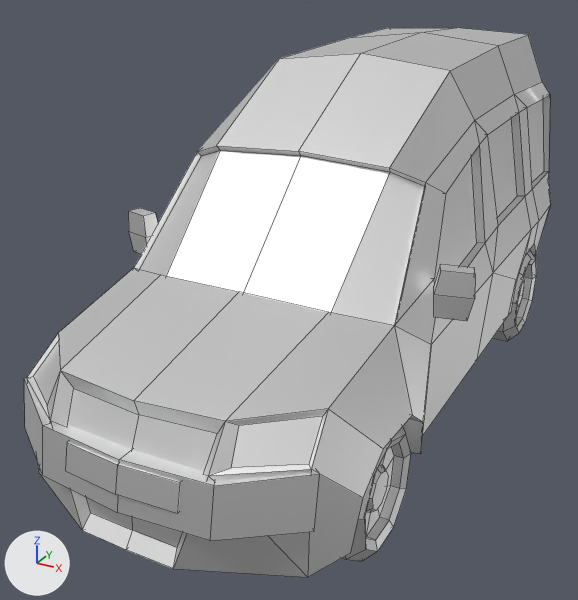
An edit to the FBX model Assets/Plugins/BrokenVector/LowPolyCarPack/Models/Car4.fbx, drawn before and after from the same camera.
One viewpoint serves both versions: a camera (50 mm lens) standing at (2.07, -4.5, 2.84) and looking at (-0.24, -0.3, 0.74). The axes (+X, +Y, +Z) are drawn at lower left. The lights are the same throughout. Mesh edges are drawn as thin lines. Where no turn or scale is listed for an object, it has been applied to the vertices.

Before the edit, the objects in view are built like this:
```python
me_cube_012 = bpy.data.meshes.new('Cube.012')
me_cube_012.from_pydata(...)  # 310 vertices, 311 faces; spans x -1.1..1.1, y -2.33..2.4, z 0.28..2.29
# faces by material slot: [295, 4, 12]
me_cube_012.materials.append(mat_carpaint_011)  # white #e7e7e7
me_cube_012.materials.append(mat_carlamps_011)  # white #e7e7e7
me_cube_012.materials.append(mat_carwindows_011)  # white #e7e7e7
me_cylinder_027 = bpy.data.meshes.new('Cylinder.027')
me_cylinder_027.from_pydata(...)  # 64 vertices, 56 faces; spans x -0.168..0.075, y -0.378..0.378, z -0.361..0.384
# faces by material slot: [19, 37]
me_cylinder_027.materials.append(mat_carpaint_011)  # white #e7e7e7
me_cylinder_027.materials.append(mat_carrubber_011)  # white #e7e7e7
me_cylinder_029 = bpy.data.meshes.new('Cylinder.029')
me_cylinder_029.from_pydata(...)  # 64 vertices, 56 faces; spans x -0.168..0.075, y -0.378..0.378, z -0.361..0.384
# faces by material slot: [19, 37]
me_cylinder_029.materials.append(mat_carpaint_011)  # white #e7e7e7
me_cylinder_029.materials.append(mat_carrubber_011)  # white #e7e7e7
ob_car_4 = bpy.data.objects.new('Car 4', me_cube_012)
ob_car_4.location = (0.0, 0.0, 0.0)
ob_wheelbl_004 = bpy.data.objects.new('WheelBL.004', me_cylinder_029)
ob_wheelbl_004.location = (0.843, 1.434, 0.36)
ob_wheelfl_004 = bpy.data.objects.new('WheelFL.004', me_cylinder_027)
ob_wheelfl_004.location = (0.851, -1.397, 0.36)
```
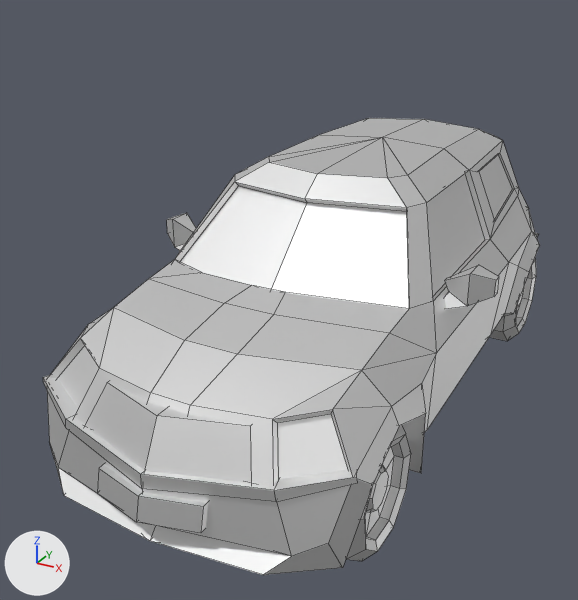
The newer file is also rescaled (x0.977), turned or shifted as a whole; pictures and numbers use the older file's frame.

Pixel boxes [x1, y1, x2, y2] of what changed, in the pictures (578 x 600 px):
'Car 4', deleted: before [24, 28, 551, 577]
    faces in mat_carpaint_011 (white #e7e7e7): [24, 28, 551, 577]
    faces in mat_carwindows_011 (white #e7e7e7): [140, 99, 544, 326]
    faces in mat_carlamps_011 (white #e7e7e7): [33, 341, 323, 468]
'Car 1', added: after [43, 118, 540, 575]
    faces in mat_carpaint_011 (white #e7e7e7): [43, 118, 540, 575]
    faces in mat_carlamps_011 (white #e7e7e7): [180, 155, 512, 309]
    faces in mat_carwindows_011 (white #e7e7e7): [58, 345, 348, 479]

The change, as a diff of the scene's bpy script:
```diff
--- a/Assets/Plugins/BrokenVector/LowPolyCarPack/Models/Car4.fbx.py
+++ b/Assets/Plugins/BrokenVector/LowPolyCarPack/Models/Car4.fbx.py
@@ me_cube_009 @@
+me_cube_009.from_pydata(...)  # 334 vertices, 335 faces; spans x -1.11..1.11, y -2.19..2.1, z 0.22..1.66
+# faces by material slot: [323, 8, 4]
+me_cube_009.materials.append(mat_carpaint_011)  # white #e7e7e7
+me_cube_009.materials.append(mat_carlamps_011)  # white #e7e7e7
+me_cube_009.materials.append(mat_carwindows_011)  # white #e7e7e7
@@ ob_car_4 @@
-ob_car_4 = bpy.data.objects.new('Car 4', me_cube_012)
-ob_car_4.location = (0.0, 0.0, 0.0)
@@ ob_car_1 @@
+ob_car_1 = bpy.data.objects.new('Car 1', me_cube_009)
+ob_car_1.location = (0.0, -0.02, -0.001)
```
